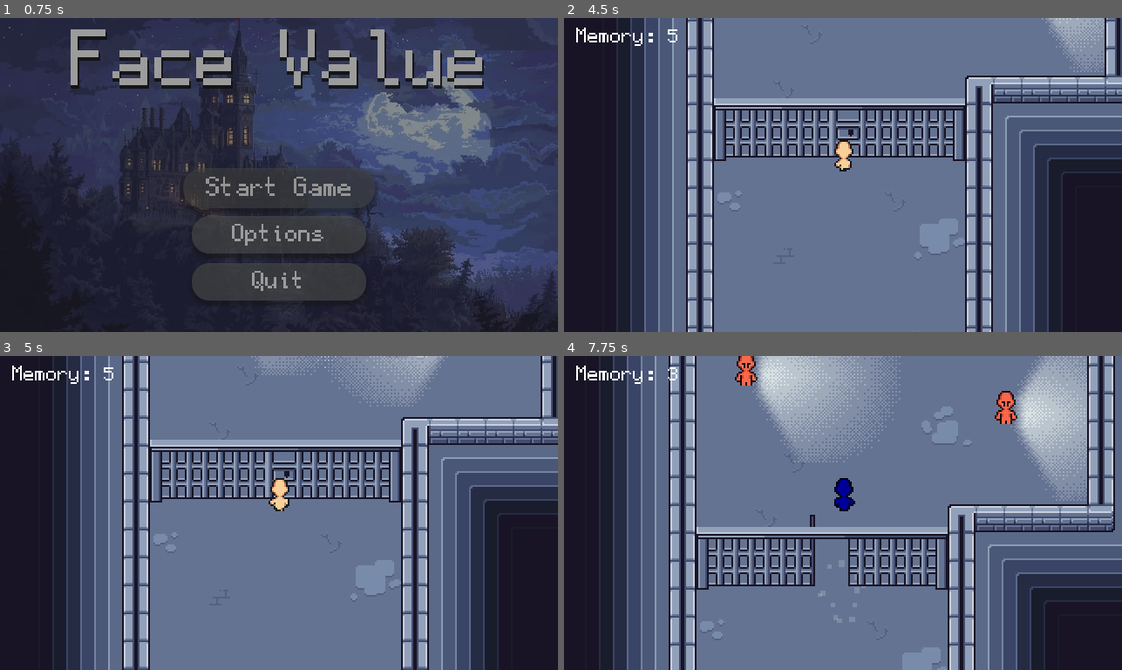
Above: before the commit, frames 1-4 (two rows, left to right).
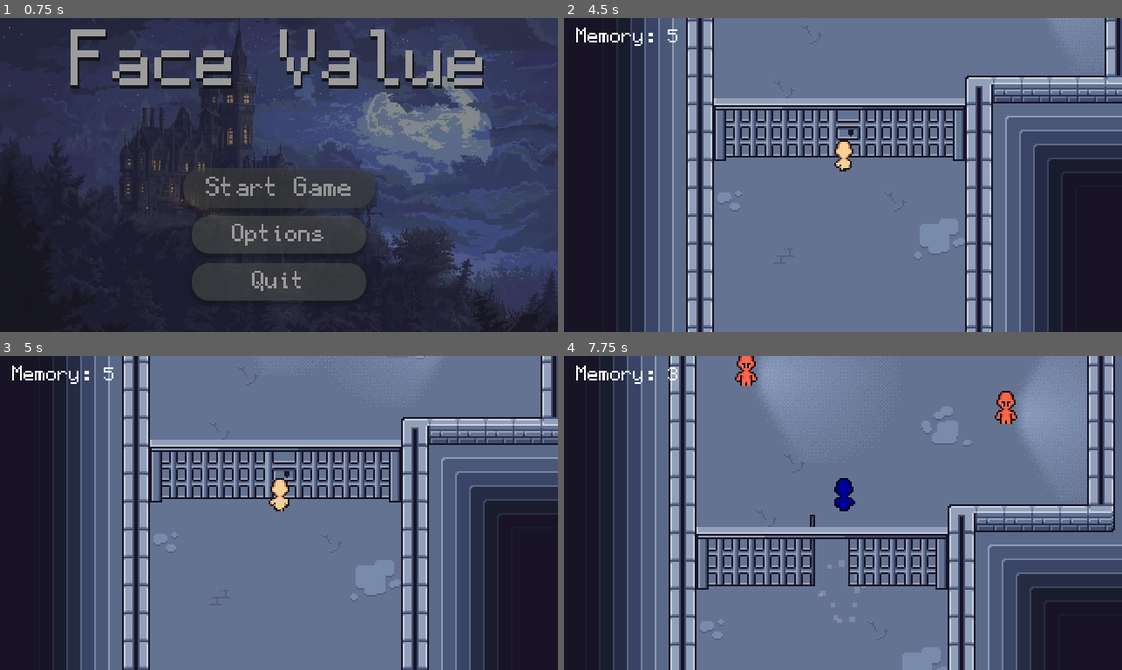
Above: after the commit, the same moments.

Repository: FastEverLast/testgame
Game: Godot game, scene res://scenes/ui/menu/main_menu.tscn
The game is run twice, just before and just after one commit, with the same random seed, the same clock (stepped at 60 frames per second) and the same inputs.
Inputs (mouse positions are in pixels of both pictures, inside the frame that each line leads up to):
- Up to frame 1 (0.75 s): click "Start Game" at 0.5 s
- Up to frame 2 (4.5 s): move the mouse to (870, 175) at 1.27 s; hold 1 (form_base) 1.28-2.03 s; hold W (move_up) from 1.28 s (still down); move the mouse to (815, 175) at 2.02 s; tap 3 (form_cat) at 2.1 s; tap Enter at 2.75 s; move the mouse to (854, 168) at 2.77 s; hold 2 (form_guard) 2.78-3.53 s; move the mouse to (837, 181) at 3.52 s; tap 4 (form_statue) at 3.6 s; move the mouse to (887, 178) at 4.27 s; hold E (interact) from 4.28 s (still down)
- Up to frame 3 (5 s): keep holding W (move_up); keep holding E (interact)
- Up to frame 4 (7.75 s): move the mouse to (798, 509) at 5.02 s; release E (interact) at 5.03 s; tap Shift (wheel_open) at 5.1 s; move the mouse to (848, 513) at 5.77 s; hold 1 (form_base) 5.78-6.53 s; move the mouse to (820, 506) at 6.52 s; release W (move_up) at 6.53 s; hold D (move_right) 6.53-7.28 s; tap 3 (form_cat) at 6.6 s; move the mouse to (870, 513) at 7.27 s; hold W (move_up) from 7.28 s (still down); hold 2 (form_guard) from 7.28 s (still down)

Frame 1 is identical in both runs. In frame 2, 0.4% of the frame differs, in the area x 86-97%, y 0-11%; in frame 3, 0.4%; in frame 4, 6.3%, in the area x 34-94%, y 0-40%.

Commit message:
small fix

Diff:
--- a/scenes/characters/enemies/guard_enemy/guard_enemy.gd
+++ b/scenes/characters/enemies/guard_enemy/guard_enemy.gd
@@ -71,7 +71,7 @@
 	if comedic_timing:
 		start_patrol = false
 
-		_set_state(State.PATROL)
+	_set_state(State.PATROL)
 
 func _on_cone_body_entered(body) -> void:	# Body can only be the player, since the mask is set to the player
 	if not body.is_in_group("player"):
@@ -148,13 +148,13 @@
 	match new_state:	# Case statement that displays something else in the label based on the mood
 		State.PATROL :
 			alert_label.text = ""
-			beam_material.set_shader_parameter("beam_color",Color(1, 1, 1, 0.12))
+			beam_material.set_shader_parameter("beam_color", PATROL_COLOR)
 		State.SUSPICIOUS :
 			alert_label.text = "?"
-			beam_material.set_shader_parameter("beam_color",Color(1.0, 0.85, 0.2, 0.22))
+			beam_material.set_shader_parameter("beam_color", SUS_COLOR)
 		State.ALERT :
 			alert_label.text = "!"
-			beam_material.set_shader_parameter("beam_color",Color(1.0, 0.2, 0.2, 0.3))
+			beam_material.set_shader_parameter("beam_color", ALERT_COLOR)
 
 func _patrol(sees) -> void:
 	if _resetting == false:
@@ -197,6 +197,8 @@
 
 		if _suspicion <= 0.0: # If the meter is empty
 			_repatrol(global_position, "lost_sucpicion")
+
+		beam_material.set_shader_parameter("beam_color", SUS_COLOR.lerp(ALERT_COLOR, clampf(_suspicion, 0.0, 1.0)))
 
 
 func _repatrol(_position_guard, reason) -> void:	# Starts patrolling in the new position
